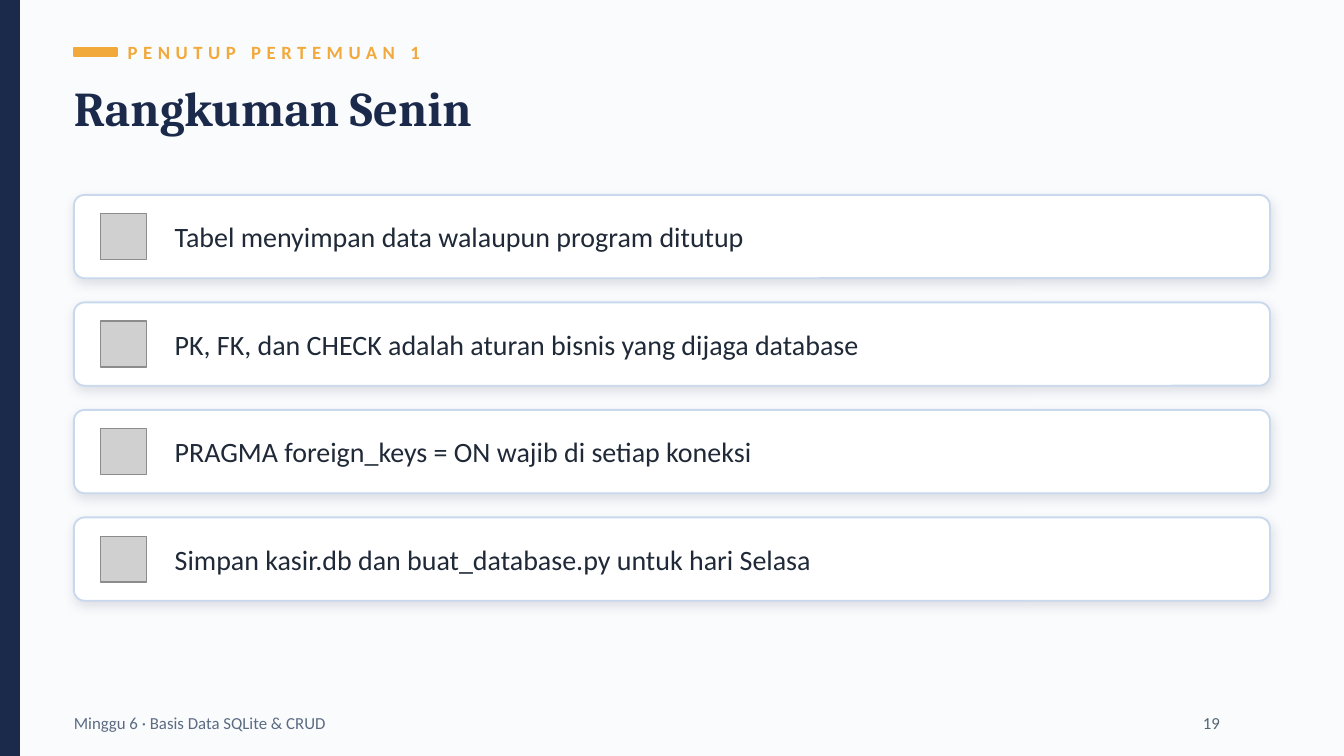
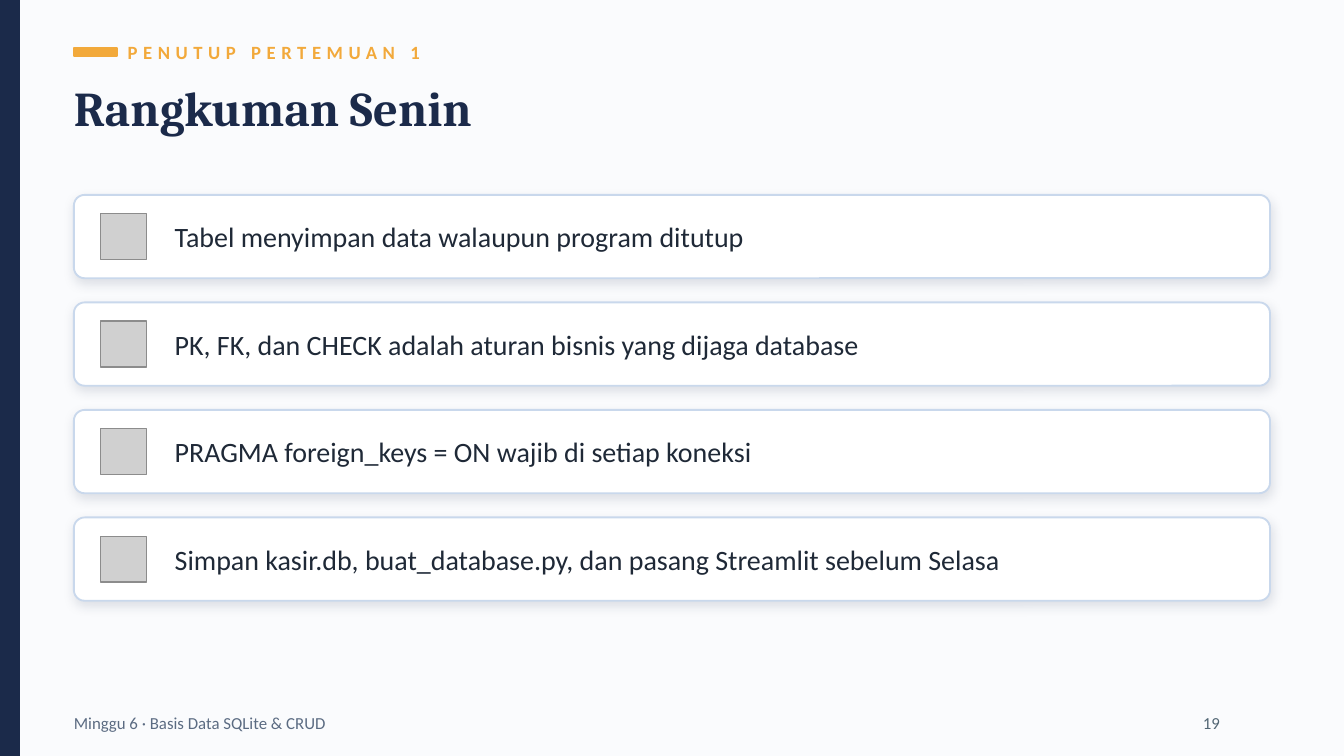
Before and after one commit to iggbudi/Pemrograman-Bisnis-dan-Perancangan-Sistem-Administrasi, a slide deck: slide 19 of Minggu ke-6/minggu-06-slide-basis-data-sqlite-crud.pptx. Drawn at 1344x756 pixels with LibreOffice and Linux fonts; fonts in the diff are those of the drawing; grey boxes stand for pictures. Boxes give left, top, right and bottom in pixels: in the first picture for what was removed or moved away, otherwise in the second. Text is boxed around its words. In the diff, an @@ line names an element or a change of style, - is before the commit and + after.

```diff
--- a/Minggu ke-6/minggu-06-slide-basis-data-sqlite-crud.pptx
+++ b/Minggu ke-6/minggu-06-slide-basis-data-sqlite-crud.pptx
@@ text at <box>175,550,999,575</box>: text changed @@
-Simpan kasir.db dan buat_database.py untuk hari Selasa
+Simpan kasir.db, buat_database.py, dan pasang Streamlit sebelum Selasa
```
Also in this commit, not shown: 10 other slides changed, 1 slide added, 10 other files.
